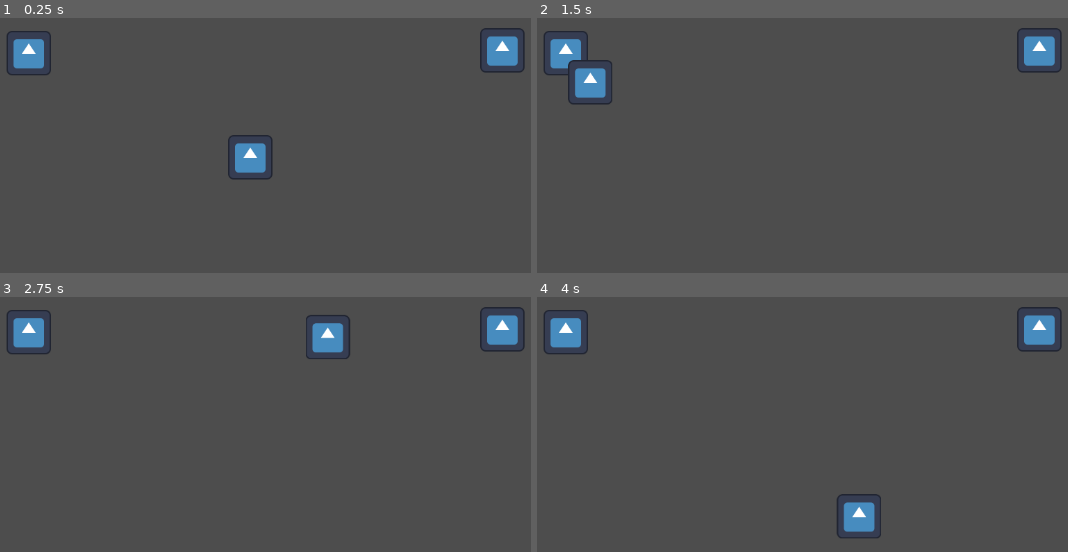
Above: before the commit, frames 1-4 (two rows, left to right).
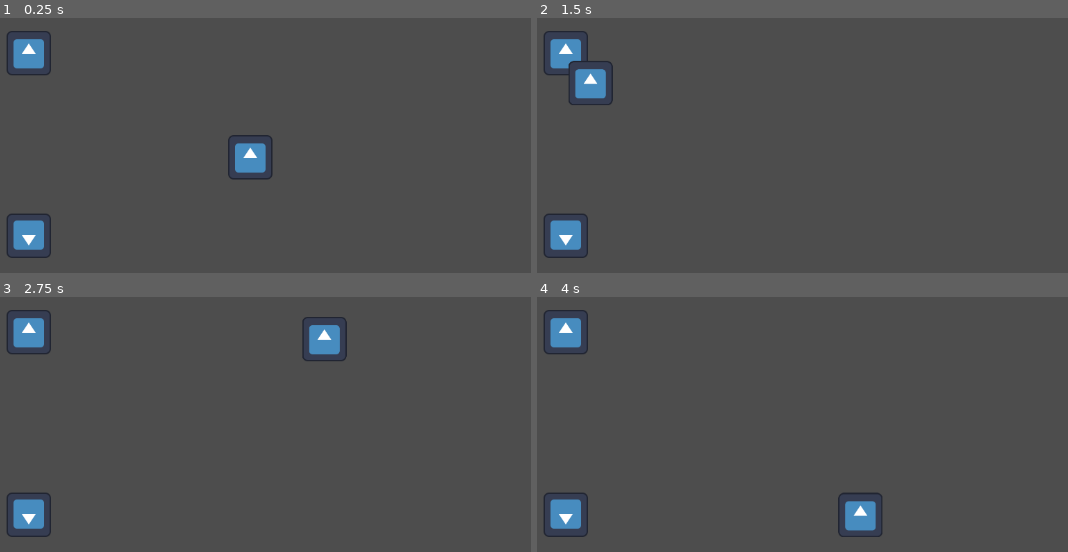
Above: after the commit, the same moments.

Repository: SalarymanDev/piratejam-15
Game: Godot game, scene res://Scenes/Levels/Playgrounds/roberts_playground.tscn
Same seed, same stepped clock (60 frames per second), same inputs: the game is played once before the commit and once after it. This scene is started directly instead of the project's main scene. The engine's default icon, where the game draws it, is replaced by a stand-in: a white triangle on a blue panel in a dark square.
Inputs (mouse positions are in pixels of both pictures, inside the frame that each line leads up to):
- Up to frame 1 (0.25 s): no input
- Up to frame 2 (1.5 s): tap Enter at 0.5 s; move the mouse to (563, 53) at 0.52 s; click (563, 53) at 0.67 s; move the mouse to (1041, 51) at 1.27 s; click (1041, 51) at 1.42 s
- Up to frame 3 (2.75 s): move the mouse to (329, 337) at 2.02 s; click (329, 337) at 2.17 s
- Up to frame 4 (4 s): tap Space at 2.75 s; move the mouse to (749, 526) at 2.77 s; click (749, 526) at 2.92 s; move the mouse to (1025, 503) at 3.52 s; click (1025, 503) at 3.67 s

The runs differ from the first frame. In frame 1, 1.8% of the frame differs, in the area x 1-99%, y 3-95%; in frame 2, 2.0%; in frame 3, 2.4%; in frame 4, 2.2%.

Commit message:
Implemented InteractComponent & Player move then interact

Diff:
--- a/Components/Interact/InteractComponent.gd
+++ b/Components/Interact/InteractComponent.gd
@@ -1,17 +1,17 @@
 extends Area2D
 class_name InteractComponent
 
-var interactable_in_range: Node2D
+var interactable_in_range: InteractableComponent
 
 func interact() -> void:
 	if !interactable_in_range:
 		return
-
+	interactable_in_range.interact()
 
 
 func _on_area_entered(area: Area2D) -> void:
 	interactable_in_range = area
 
 
-func _on_area_exited(area: Area2D) -> void:
+func _on_area_exited(_area: Area2D) -> void:
 	interactable_in_range = null
--- a/Components/Interactable/InteractableComponent.gd
+++ b/Components/Interactable/InteractableComponent.gd
@@ -1,6 +1,7 @@
 extends Area2D
 class_name InteractableComponent
 
+signal interacted
 
 func interact() -> void:
-	print("interacted")
+	emit_signal(interacted.get_name())
--- a/Components/Navigation/NavigationComponent.gd
+++ b/Components/Navigation/NavigationComponent.gd
@@ -3,6 +3,10 @@
 
 @export var character: CharacterBody2D
 @export var speed: float
+
+signal navigation_completed
+
+var _previous_navigation_finished: bool = false
 
 func _ready() -> void:
 	call_deferred("_setup")
@@ -12,8 +16,11 @@
 
 func _physics_process(_delta: float) -> void:
 	if is_navigation_finished():
+		if !_previous_navigation_finished:
+			emit_signal(navigation_completed.get_name())
 		return
 
+	_previous_navigation_finished = false
 	var current_position: Vector2 = character.global_position
 	var next_path_position: Vector2 = get_next_path_position()
 	var direction: Vector2 = current_position.direction_to(next_path_position)
--- a/Scenes/Characters/Player/Player.gd
+++ b/Scenes/Characters/Player/Player.gd
@@ -1,6 +1,14 @@
 extends CharacterBody2D
 
 @onready var navigation_component: NavigationComponent = $NavigationComponent
+@onready var interact_component: InteractComponent = $InteractComponent
+
+enum Actions {
+	Move,
+	Interact,
+}
+
+var current_action: Actions = Actions.Move
 
 func _input(event: InputEvent) -> void:
 	if not event is InputEventMouseButton:
@@ -17,7 +25,17 @@
 		var target: Node2D = MouseManager.get_target()
 		var interactable_component: InteractableComponent = target.find_child("InteractableComponent")
 		if interactable_component:
+			current_action = Actions.Interact
 			navigation_component.target_position = interactable_component.global_position
 			return
 
+	current_action = Actions.Move
 	navigation_component.target_position = event.global_position
+
+
+
+func _on_navigation_finished() -> void:
+	if current_action == Actions.Move:
+		return
+	if current_action == Actions.Interact:
+		interact_component.interact()
--- a/Scenes/Characters/Player/Player.tscn
+++ b/Scenes/Characters/Player/Player.tscn
@@ -1,12 +1,16 @@
-[gd_scene load_steps=6 format=3 uid="uid://vax5lodmmg32"]
+[gd_scene load_steps=8 format=3 uid="uid://vax5lodmmg32"]
 
 [ext_resource type="Script" path="res://Scenes/Characters/Player/Player.gd" id="1_s103t"]
 [ext_resource type="Texture2D" uid="uid://dbff6l4k40kql" path="res://Assets/icon.svg" id="1_xqthd"]
 [ext_resource type="PackedScene" uid="uid://c755fytkpll47" path="res://Components/Navigation/NavigationComponent.tscn" id="2_h3dnl"]
 [ext_resource type="PackedScene" uid="uid://c8u7rgo3wcuap" path="res://Components/ZIndex/ZIndexComponent.tscn" id="4_dhsgm"]
+[ext_resource type="PackedScene" uid="uid://dfw07hfl3c3p0" path="res://Components/Interact/InteractComponent.tscn" id="5_n7gw1"]
 
 [sub_resource type="CircleShape2D" id="CircleShape2D_2cp0n"]
 radius = 35.0
+
+[sub_resource type="CircleShape2D" id="CircleShape2D_sf4cs"]
+radius = 34.2345
 
 [node name="Player" type="CharacterBody2D"]
 collision_mask = 3
@@ -27,3 +31,10 @@
 [node name="ZIndexComponent" parent="." node_paths=PackedStringArray("sprite") instance=ExtResource("4_dhsgm")]
 sprite = NodePath("../Sprite2D")
 is_static = false
+
+[node name="InteractComponent" parent="." instance=ExtResource("5_n7gw1")]
+
+[node name="CollisionShape2D" type="CollisionShape2D" parent="InteractComponent"]
+shape = SubResource("CircleShape2D_sf4cs")
+
+[connection signal="navigation_finished" from="NavigationComponent" to="." method="_on_navigation_finished"]
--- a/Scenes/Levels/Playgrounds/roberts_playground.tscn
+++ b/Scenes/Levels/Playgrounds/roberts_playground.tscn
@@ -4,8 +4,8 @@
 [ext_resource type="PackedScene" uid="uid://dywwm3yrwrq8o" path="res://Scenes/Equipment/InteractableTest.tscn" id="2_i6qtn"]
 
 [sub_resource type="NavigationPolygon" id="NavigationPolygon_jmj5o"]
-vertices = PackedVector2Array(-509, 256, -257, -113, 301, -117, 426, -117, 505, 256, 510, -194, 426, -190, -382, -113, -382, -186, -510, -143, -510, -260, -257, -186, 510, -260, 301, -190)
-polygons = Array[PackedInt32Array]([PackedInt32Array(0, 1, 2, 3, 4), PackedInt32Array(5, 4, 3, 6), PackedInt32Array(7, 1, 0), PackedInt32Array(8, 7, 0, 9, 10), PackedInt32Array(11, 8, 10, 12, 5, 13), PackedInt32Array(2, 1, 11, 13), PackedInt32Array(13, 5, 6)])
+vertices = PackedVector2Array(-257, 149, 505, 256, -509, 256, -382, 149, -510, -143, -382, 76, 510, -194, -257, 76, -257, -113, -257, -186, 510, -260, -382, -113, -382, -186, -510, -260)
+polygons = Array[PackedInt32Array]([PackedInt32Array(0, 1, 2, 3), PackedInt32Array(3, 2, 4, 5), PackedInt32Array(6, 1, 0, 7), PackedInt32Array(8, 6, 7), PackedInt32Array(6, 8, 9, 10), PackedInt32Array(11, 8, 7, 5), PackedInt32Array(11, 5, 4), PackedInt32Array(12, 11, 4, 13), PackedInt32Array(12, 13, 10, 9)])
 outlines = Array[PackedVector2Array]([PackedVector2Array(-541, -291, -539, 287, 535, 286, 541, -291)])
 source_geometry_group_name = &"navigation_polygon_source_group"
 agent_radius = 30.0
@@ -54,7 +54,8 @@
 position = Vector2(-319, -150)
 
 [node name="InteractableTest2" parent="NavigationRegion2D" instance=ExtResource("2_i6qtn")]
-position = Vector2(363, -154)
+position = Vector2(-319, 113)
+rotation = 3.14159
 
 [node name="Player" parent="." instance=ExtResource("1_p1yvi")]
 position = Vector2(575, 323)
